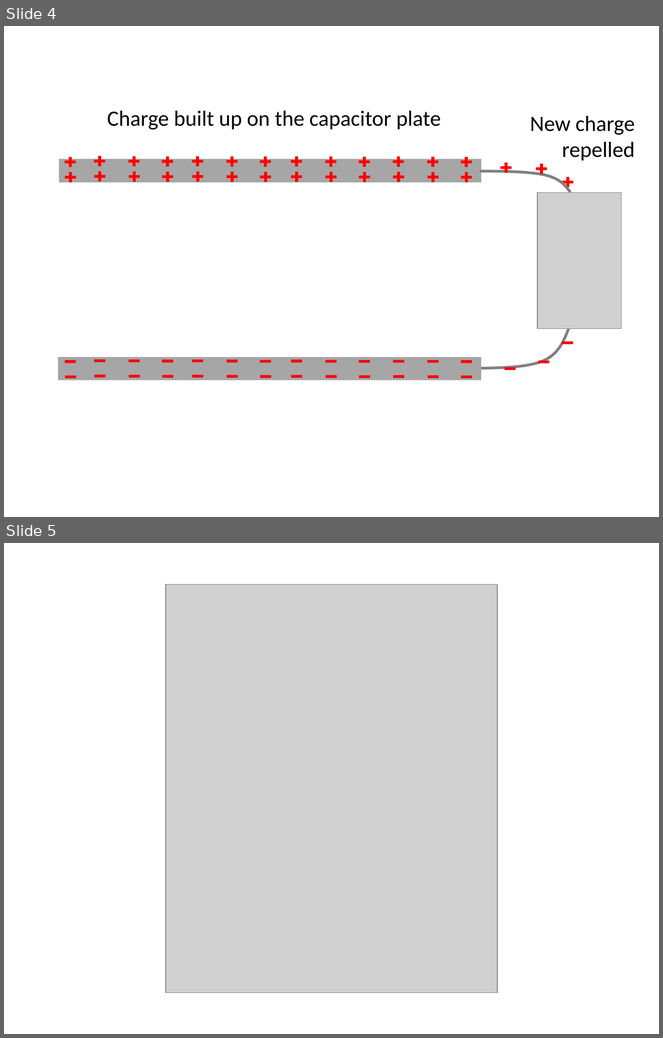
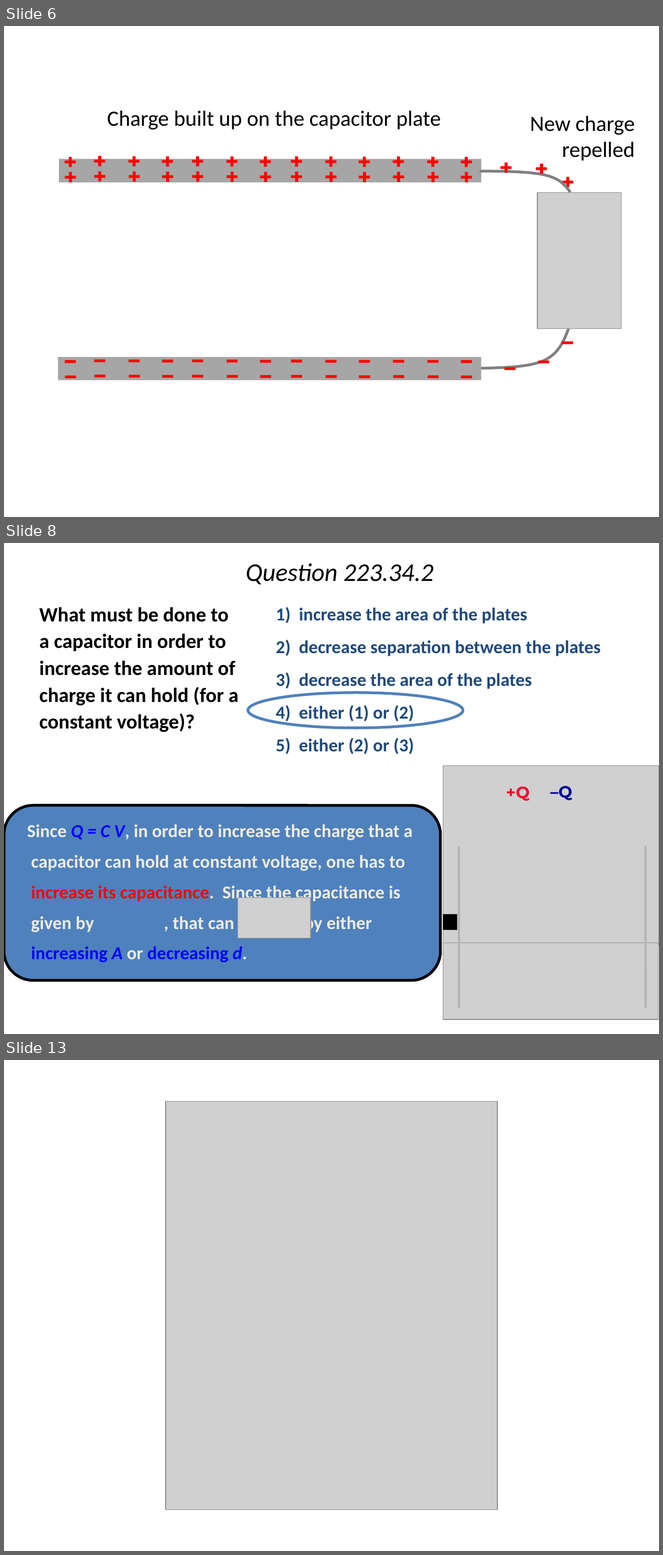
Before and after one commit to rtlines/PH223-Engineering-Physics, a slide deck: Slides/PH223_Lecture_34.pptx. Shown one above the other, each under a label of ours: slides 4 and 5 before the commit, slides 6, 8 and 13 after it; the slides between them are not shown. The pictures are 663x1038 and 663x1555 pixels, drawn with LibreOffice and Linux fonts; fonts in the diff are those of the drawing; grey boxes stand for pictures. Boxes give left, top, right and bottom in pixels: in the first picture for what was removed or moved away, otherwise in the second. Text is boxed around its words. In the diff, an @@ line names an element or a change of style, - is before the commit and + after.

```diff
--- a/Slides/PH223_Lecture_34.pptx
+++ b/Slides/PH223_Lecture_34.pptx
@@ slide 8 added at <box>4,543,659,1034</box>, background #FFFFFF @@
@@ title added at <box>246,563,434,585</box>, 28 pt, text #000000, italic @@
+Question 223.34.2
@@ text added at <box>39,607,239,732</box>, 22.4 pt, text #000000, bold @@
+What must be done to a capacitor in order to increase the amount of charge it can hold (for a constant voltage)?
@@ text added at <box>276,607,601,754</box>, 20 pt, text #1F497D, bold @@
+1) increase the area of the plates
+2) decrease separation between the plates
+3) decrease the area of the plates
+4) either (1) or (2)
+5) either (2) or (3)
@@ ellipse added at <box>248,692,463,728</box>, outline #4F81BD 3 pt @@
@@ group added at <box>443,766,659,1034</box>: 2 ellipses, 2 pictures, 2 lines, 2 texts, 1 rectangle @@
++Q
+–Q
@@ rounded rectangle added at <box>4,806,440,981</box>, fill #4F81BD, outline #000000 3 pt @@
@@ text added at <box>27,824,413,963</box>, 20 pt, text #EEECE1, bold @@
+Since Q = C V, in order to increase the charge that a capacitor can hold at constant voltage, one has to increase its capacitance. Since the capacitance is given by , that can be done by either increasing A or decreasing d.
@@ picture added at <box>238,898,311,939</box> @@
@@ what was slide 4 is now slide 6 @@
@@ what was slide 5 is now slide 13 @@
```
Also in this commit, not shown: 18 other slides added, 14 other files.
